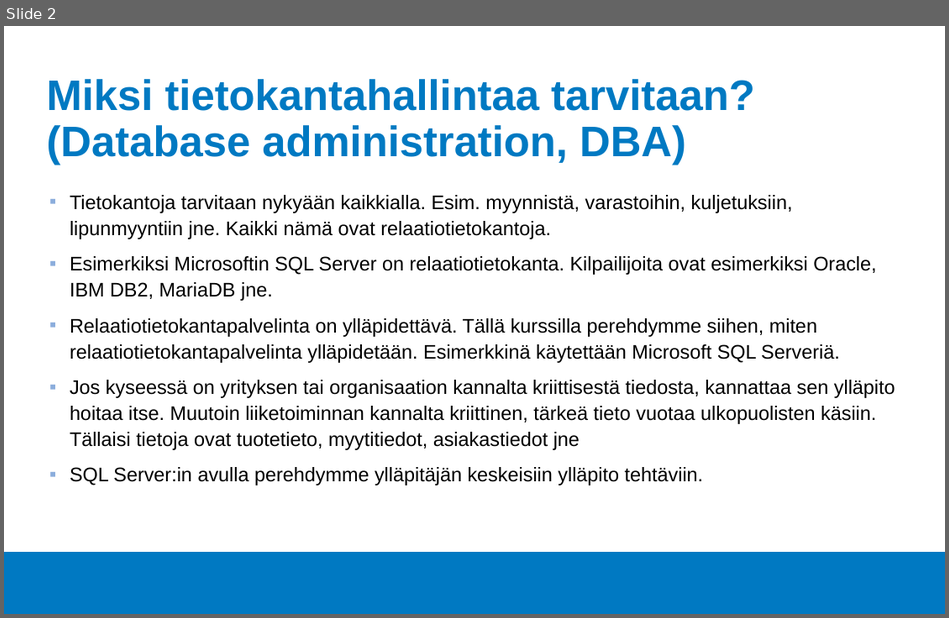
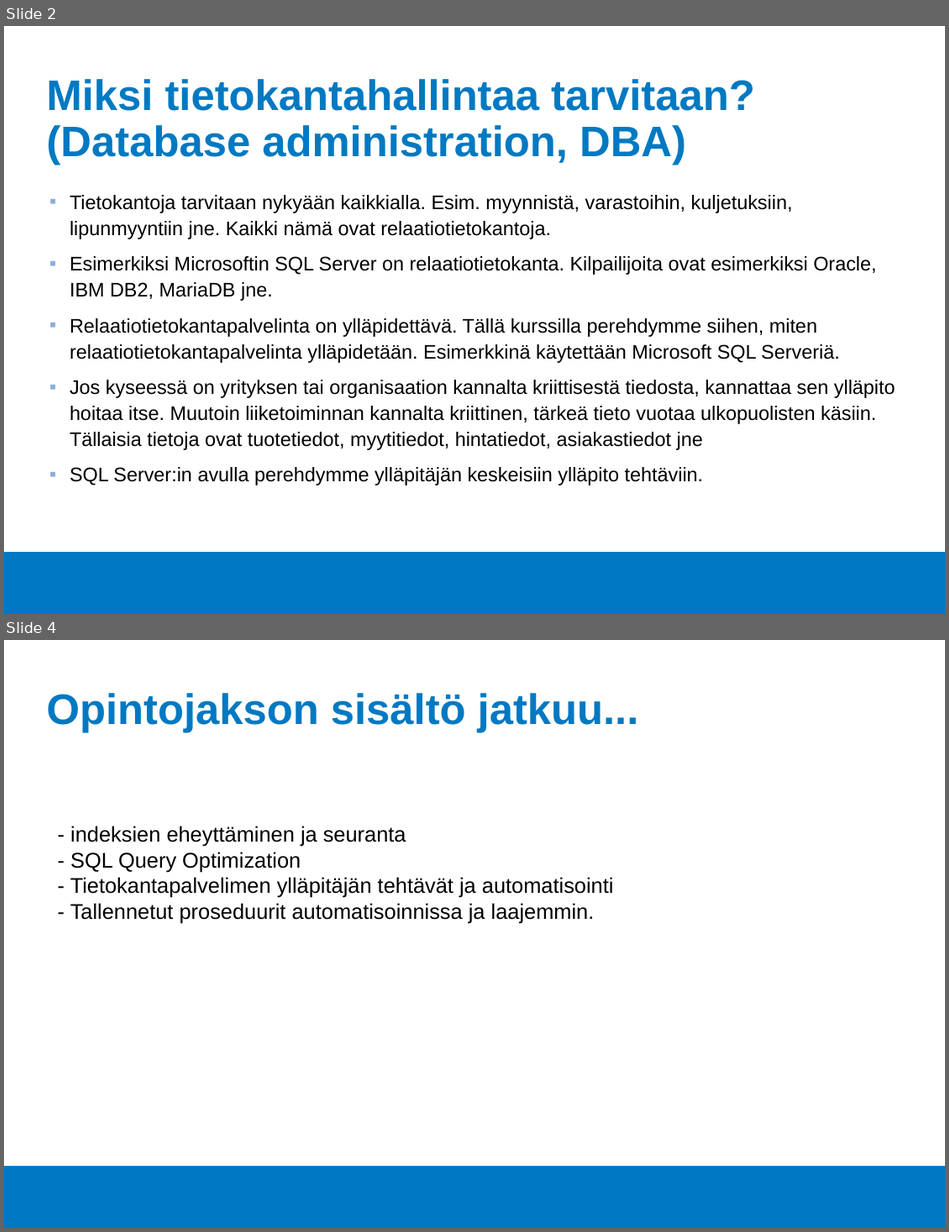
Before and after one commit to Tietokantahallinta/Tietokantahallinta.github.io, a slide deck: luennot/viikko01/Luentokalvot_01.odp. Shown one above the other, each under a label of ours: slide 2 before the commit, slides 2 and 4 after it; the slides between them are not shown. The pictures are 949x618 and 949x1232 pixels, drawn with LibreOffice and Linux fonts; fonts in the diff are those of the drawing; background and template pictures are left out. Boxes give left, top, right and bottom in pixels: in the first picture for what was removed or moved away, otherwise in the second. Text is boxed around its words. In the diff, an @@ line names an element or a change of style, - is before the commit and + after.

```diff
--- a/luennot/viikko01/Luentokalvot_01.odp
+++ b/luennot/viikko01/Luentokalvot_01.odp
@@ slide 4 added at bbox=[4, 640, 945, 1228], background #FFFFFF; not listed: 1 template element that a slide beside it also shows @@
@@ title added at bbox=[47, 693, 639, 733], 36 pt, text #0079C2, bold @@
+Opintojakson sisältö jatkuu...
@@ text added at bbox=[70, 826, 614, 923], 18 pt, text #000000 @@
+- indeksien eheyttäminen ja seuranta
+- SQL Query Optimization
+- Tietokantapalvelimen ylläpitäjän tehtävät ja automatisointi
+- Tallennetut proseduurit automatisoinnissa ja laajemmin.
@@ slide 2 changed as well @@
@@ text at bbox=[70, 380, 895, 450]: text changed @@
-▪ Jos kyseessä on yrityksen tai organisaation kannalta kriittisestä tiedosta, kannattaa sen ylläpito hoitaa itse. Muutoin liiketoiminnan kannalta kriittinen, tärkeä tieto vuotaa ulkopuolisten käsiin. Tällaisi tietoja ovat tuotetieto, myytitiedot, asiakastiedot jne
+▪ Jos kyseessä on yrityksen tai organisaation kannalta kriittisestä tiedosta, kannattaa sen ylläpito hoitaa itse. Muutoin liiketoiminnan kannalta kriittinen, tärkeä tieto vuotaa ulkopuolisten käsiin. Tällaisia tietoja ovat tuotetiedot, myytitiedot, hintatiedot, asiakastiedot jne
```
Also in this commit, not shown: 6 other slides changed, 1 other slide added, 2 other files.
